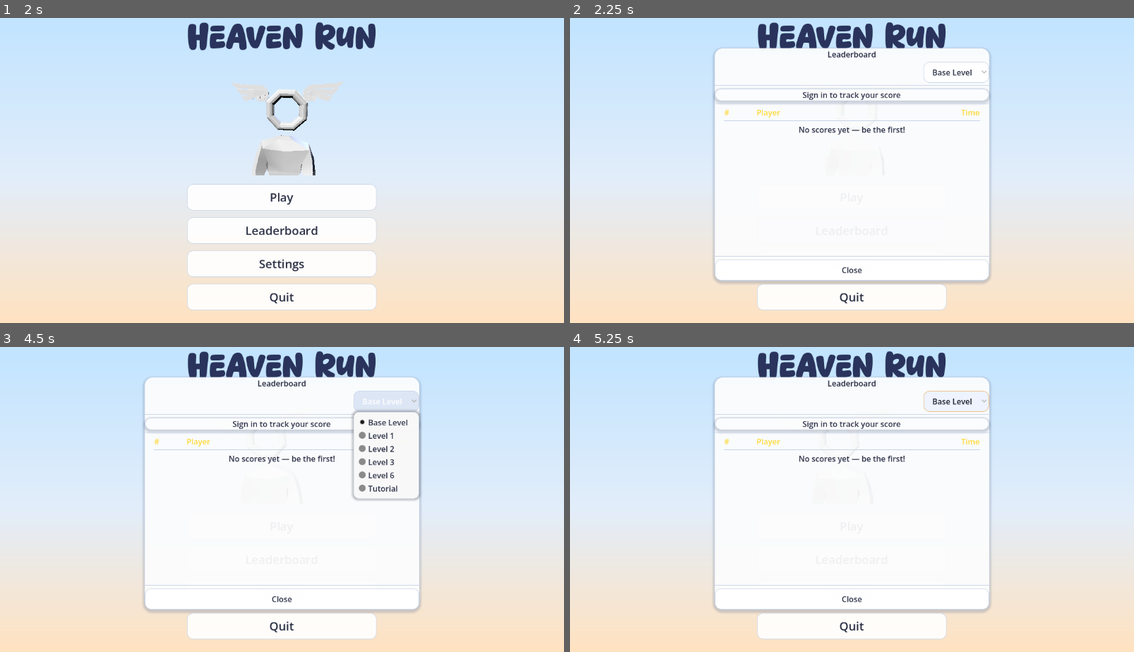
Above: before the commit, frames 1-4 (two rows, left to right).
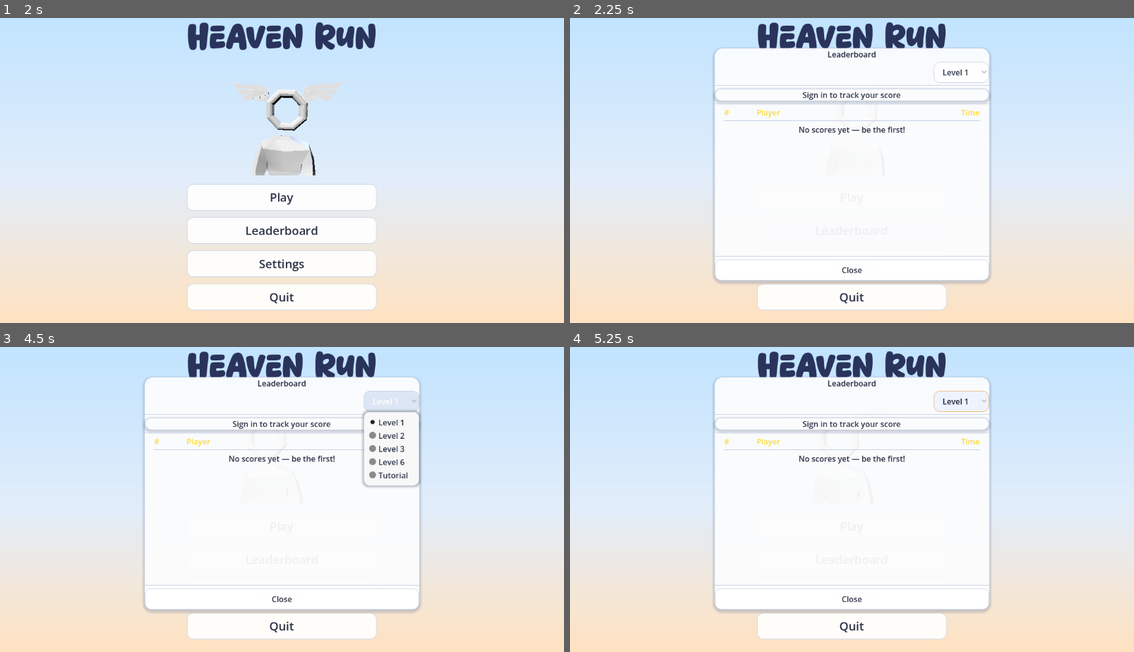
Above: after the commit, the same moments.

Repository: jpvds1/DDJD
Game: Godot game, scene res://scenes/game_controller.tscn
Same seed, same stepped clock (60 frames per second), same inputs: the game is played once before the commit and once after it. Sound files missing from this copy of the repository are replaced by a short silence.
Inputs:
- Up to frame 1 (2 s): click "Sign in with Google" at 0.5 s; click "Continue as Guest" at 1.25 s
- Up to frame 2 (2.25 s): click "Leaderboard" at 2 s
- Up to frame 3 (4.5 s): click "Play" at 2.75 s; click "Play" at 3.5 s; click "Base Level" (after the commit: "Level 1") at 4.25 s
- Up to frame 4 (5.25 s): click "Base Level" (after the commit: "Level 1") at 5 s

Frame 1 is identical in both runs. In frame 2, 0.1% of the frame differs, in the area x 62-72%, y 14-22%; in frame 3, 1.1%, in the area x 62-75%, y 14-51%; in frame 4, 0.1%.

Commit message:
fix: expired token, added refresh token

Diff:
--- a/platformer-game/scripts/supabase.gd
+++ b/platformer-game/scripts/supabase.gd
@@ -5,6 +5,7 @@
 const ANON_KEY = "eyJhbGciOiJIUzI1NiIsInR5cCI6IkpXVCJ9.eyJpc3MiOiJzdXBhYmFzZSIsInJlZiI6InJlYm5zYmt6ZGh5Z215ZG1zd2dyIiwicm9sZSI6ImFub24iLCJpYXQiOjE3NzcyMDE5MzQsImV4cCI6MjA5Mjc3NzkzNH0.l41xYd60oPRE2e8IjMVWxZ9uj7IXzc14wYyYKTJ5w6k"
 
 var access_token := ""
+var refresh_token := ""
 var current_user = null
 
 signal auth_changed(user)
@@ -12,20 +13,57 @@
 func _ready():
 	var saved = _load_session()
 	if saved:
-		access_token = saved.access_token
-		current_user = saved.user
+		access_token = saved.get("access_token", "")
+		refresh_token = saved.get("refresh_token", "")
+		current_user = saved.get("user", null)
 		auth_changed.emit(current_user)
 
 func is_logged_in() -> bool:
 	return access_token != ""
 
 # ---------------------------------------------------------
-# Auth
-# ---------------------------------------------------------
+# Auth & Token Refresh
+# ---------------------------------------------------------
+
+func ensure_valid_token() -> bool:
+	if refresh_token == "":
+		return is_logged_in()
+
+	print("Attempting to refresh expired token...")
+	var http = HTTPRequest.new()
+	add_child(http)
+
+	var url = BASE_URL + "/auth/v1/token?grant_type=refresh_token"
+	var headers = [
+		"apikey: " + ANON_KEY,
+		"Content-Type: application/json"
+	]
+	var body = JSON.stringify({ "refresh_token": refresh_token })
+
+	http.request(url, headers, HTTPClient.METHOD_POST, body)
+	var result = await http.request_completed
+	http.queue_free()
+
+	var response_code = result[1]
+	var response_body = result[3].get_string_from_utf8()
+	var json = JSON.parse_string(response_body)
+
+	if response_code == 200 and json is Dictionary:
+		access_token = json.get("access_token", "")
+		refresh_token = json.get("refresh_token", "")
+		current_user = json.get("user", current_user)
+		_save_session({"access_token": access_token, "refresh_token": refresh_token, "user": current_user})
+		print("Token refreshed successfully!")
+		return true
+	else:
+		print("Failed to refresh token. User must log in again: ", response_body)
+		sign_out()
+		return false
 
 func sign_out() -> void:
 	await _post(BASE_URL + "/auth/v1/logout", {}, true)
 	access_token = ""
+	refresh_token = ""
 	current_user = null
 	_clear_session()
 	auth_changed.emit(null)
@@ -48,17 +86,18 @@
 
 	OS.shell_open(BASE_URL + "/auth/v1/authorize?provider=google&redirect_to=http://localhost:9876")
 
-	var token = await _wait_for_oauth_callback()
-
-	if token != "":
-		access_token = token
+	var tokens = await _wait_for_oauth_callback()
+
+	if tokens.get("access_token", "") != "":
+		access_token = tokens.get("access_token")
+		refresh_token = tokens.get("refresh_token", "")
 		await _fetch_user()
-		_save_session({"access_token": token, "user": current_user})
+		_save_session({"access_token": access_token, "refresh_token": refresh_token, "user": current_user})
 		print("Google login OK: ", current_user.get("email", ""))
 	else:
-		print("Google login failed — empty token")
-
-func _wait_for_oauth_callback() -> String:
+		print("Google login failed - empty token")
+
+func _wait_for_oauth_callback() -> Dictionary:
 	var html_page = """HTTP/1.1 200 OK\r\nContent-Type: text/html\r\n\r\n
 <!DOCTYPE html><html><head>
 <script>
@@ -81,7 +120,7 @@
 
 	var timeout := 60.0
 	var elapsed := 0.0
-	var token := ""
+	var result_tokens := {"access_token": "", "refresh_token": ""}
 
 	while elapsed < timeout:
 		await get_tree().process_frame
@@ -100,7 +139,8 @@
 				break
 
 		if "/token?" in request:
-			token = _extract_token(request)
+			result_tokens["access_token"] = _extract_param(request, "access_token")
+			result_tokens["refresh_token"] = _extract_param(request, "refresh_token")
 			conn.put_data((
 				"HTTP/1.1 200 OK\r\nContent-Type: text/html\r\n\r\n" +
 				"<html><body><h2>Done! You can close this tab.</h2></body></html>"
@@ -115,11 +155,11 @@
 		_oauth_server.stop()
 		_oauth_server = null
 
-	return token
-
-func _extract_token(request: String) -> String:
+	return result_tokens
+
+func _extract_param(request: String, param_name: String) -> String:
 	var regex = RegEx.new()
-	regex.compile("access_token=([^&\\s]+)")
+	regex.compile(param_name + "=([^&\\s]+)")
 	var result = regex.search(request)
 	if result:
 		return result.get_string(1)
@@ -151,7 +191,6 @@
 		print("Not a new best (", time_ms, "ms vs ", best, "ms)")
 		return { "skipped": true }
 
-	# Apaga o score anterior antes de inserir o novo
 	await _delete_score(user_id, level_id)
 
 	print("Submitting new best: ", username, " | ", level_id, " | ", time_ms, "ms")
@@ -161,6 +200,17 @@
 		"level_id": level_id,
 		"time_ms": time_ms
 	}, true)
+
+	if result is Dictionary and result.get("code") == "PGRST303":
+		var renewed = await ensure_valid_token()
+		if renewed:
+			print("Re-submitting score after token renewal...")
+			result = await _post(REST_URL + "/leaderboard", {
+				"user_id": user_id,
+				"username": username,
+				"level_id": level_id,
+				"time_ms": time_ms
+			}, true)
 
 	print("Submit result: ", result)
 	return result
@@ -210,7 +260,7 @@
 	return {}
 
 # ---------------------------------------------------------
-# HTTP helpers
+# HTTP Helpers
 # ---------------------------------------------------------
 
 func _post(full_url: String, body: Dictionary, auth: bool) -> Dictionary:
@@ -245,19 +295,28 @@
 	http.queue_free()
 
 	var response_body = result[3].get_string_from_utf8()
-	return JSON.parse_string(response_body) if response_body else []
-
-# ---------------------------------------------------------
-# Session
+
+	var parsed = JSON.parse_string(response_body)
+	if parsed is Dictionary and parsed.get("code") == "PGRST303":
+		var renewed = await ensure_valid_token()
+		if renewed:
+			return await _http_get(full_url)
+
+	return parsed if response_body else []
+
+# ---------------------------------------------------------
+# Session Management
 # ---------------------------------------------------------
 
 func _save_session(data: Dictionary) -> void:
 	access_token = data.get("access_token", "")
+	refresh_token = data.get("refresh_token", "")
 	current_user = data.get("user", null)
 
 	var file = FileAccess.open("user://session.json", FileAccess.WRITE)
 	file.store_string(JSON.stringify({
 		"access_token": access_token,
+		"refresh_token": refresh_token,
 		"user": current_user
 	}))
 	file.close()
--- a/platformer-game/scripts/systems/leaderboard_menu.gd
+++ b/platformer-game/scripts/systems/leaderboard_menu.gd
@@ -34,7 +34,7 @@
 		dir.list_dir_begin()
 		var file = dir.get_next()
 		while file != "":
-			if file.ends_with(".tscn") and not file.begins_with("empty"):
+			if file.ends_with(".tscn") and not file.begins_with("empty") and not file.begins_with("base"):
 				result.append(file.replace(".tscn", ""))
 			file = dir.get_next()
 		dir.list_dir_end()
